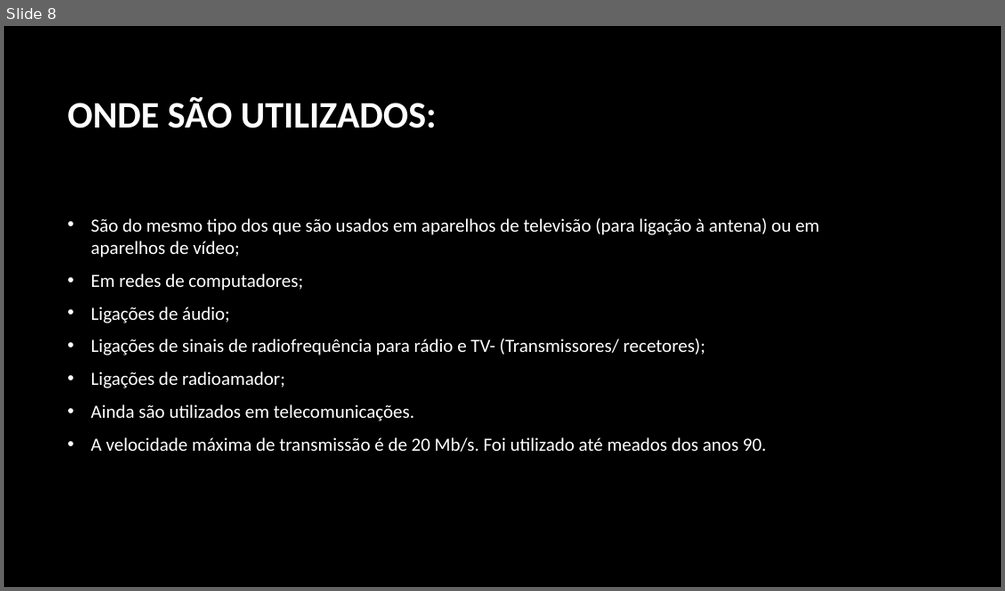
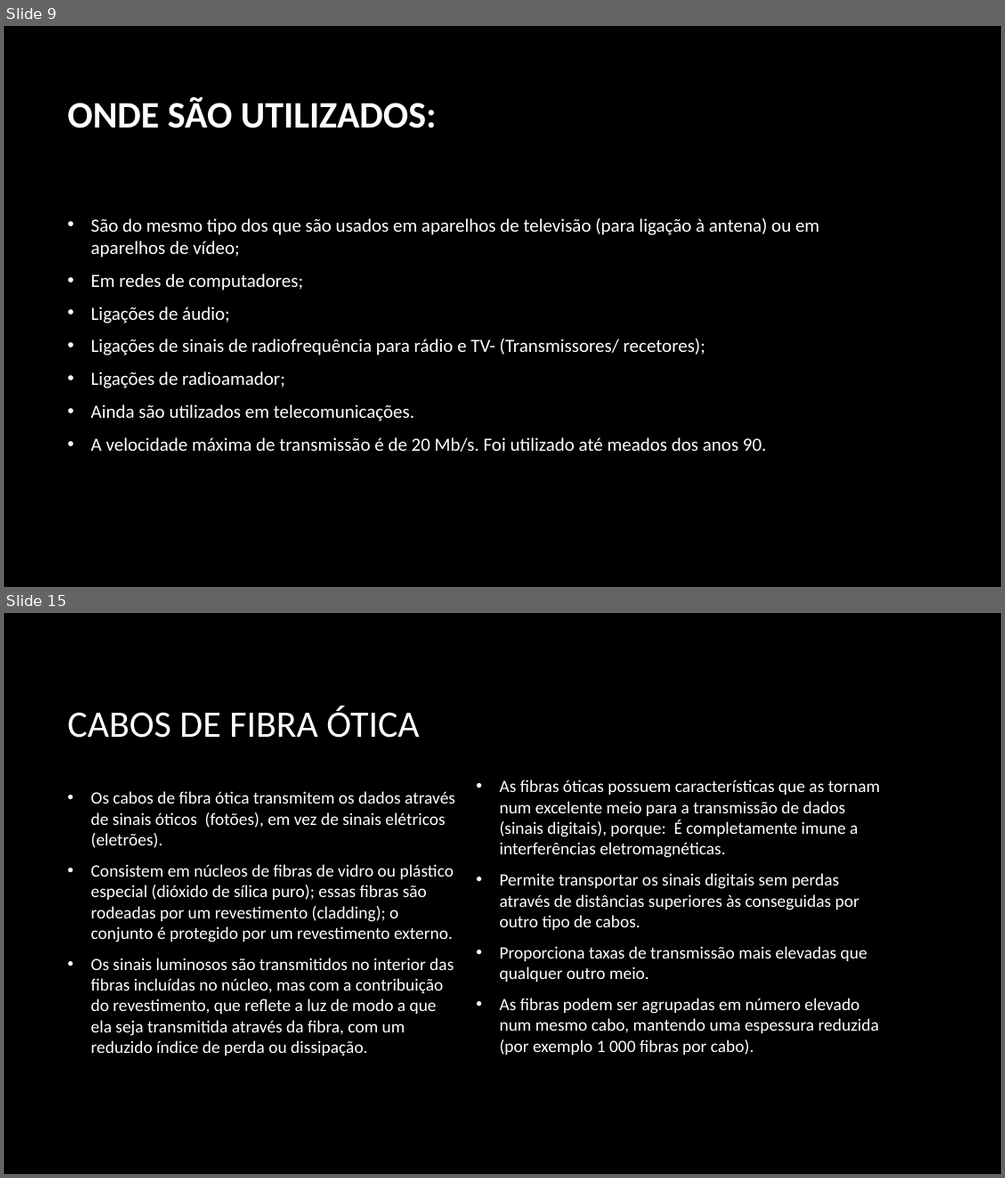
Before and after one commit to RosaFernandes/RosaFernandes, a slide deck: Trabalho pratico.pptx. Shown one above the other, each under a label of ours: slide 8 before the commit, slides 9 and 15 after it; the slides between them are not shown. The pictures are 1005x591 and 1005x1178 pixels, drawn with LibreOffice and Linux fonts; fonts in the diff are those of the drawing; background and template pictures are left out. Boxes give left, top, right and bottom in pixels: in the first picture for what was removed or moved away, otherwise in the second. Text is boxed around its words. In the diff, an @@ line names an element or a change of style, - is before the commit and + after.

```diff
--- a/Trabalho pratico.pptx
+++ b/Trabalho pratico.pptx
@@ slide 15 added at (x1=4, y1=613, x2=1001, y2=1174), background picture (left out) @@
@@ title added at (x1=67, y1=706, x2=419, y2=738), 36 pt, text #FFFFFF @@
+CABOS DE FIBRA ÓTICA
@@ text added at (x1=91, y1=791, x2=455, y2=1056), 16.6 pt, text #FFFFFF @@
+• Os cabos de fibra ótica transmitem os dados através de sinais óticos (fotões), em vez de sinais elétricos (eletrões).
+• Consistem em núcleos de fibras de vidro ou plástico especial (dióxido de sílica puro); essas fibras são rodeadas por um revestimento (cladding); o conjunto é protegido por um revestimento externo.
+• Os sinais luminosos são transmitidos no interior das fibras incluídas no núcleo, mas com a contribuição do revestimento, que reflete a luz de modo a que ela seja transmitida através da fibra, com um reduzido índice de perda ou dissipação.
@@ text added at (x1=500, y1=779, x2=880, y2=1054), 16.6 pt, text #FFFFFF @@
+• As fibras óticas possuem características que as tornam num excelente meio para a transmissão de dados (sinais digitais), porque: É completamente imune a interferências eletromagnéticas.
+• Permite transportar os sinais digitais sem perdas através de distâncias superiores às conseguidas por outro tipo de cabos.
+• Proporciona taxas de transmissão mais elevadas que qualquer outro meio.
+• As fibras podem ser agrupadas em número elevado num mesmo cabo, mantendo uma espessura reduzida (por exemplo 1 000 fibras por cabo).
@@ what was slide 8 is now slide 9 @@
```
Also in this commit, not shown: 3 slides changed, 14 other slides added, 1 other file.
